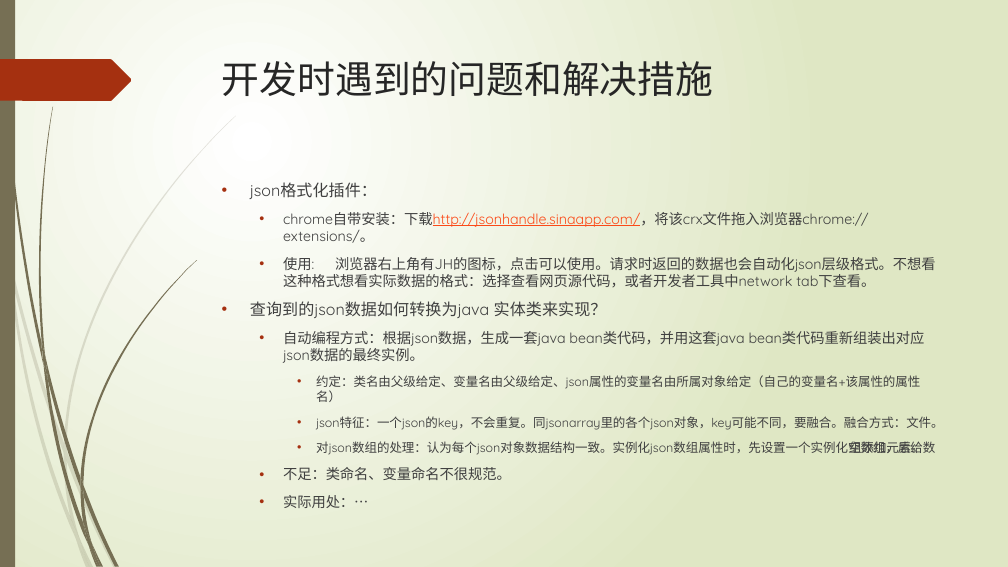
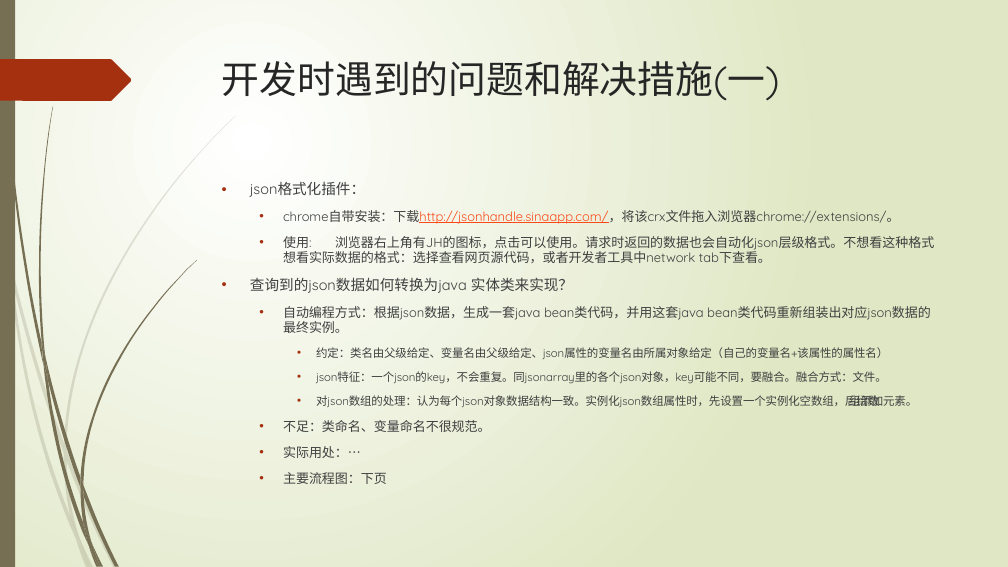
Before and after one commit to lspgithublxh/document, a slide deck: slide 21 of 业务习惯/入职三月以来工作总结.pptx (slide 20 before the commit). Drawn at 1008x567 pixels with LibreOffice and Linux fonts; fonts in the diff are those of the drawing. Boxes give left, top, right and bottom in pixels: in the first picture for what was removed or moved away, otherwise in the second. Text is boxed around its words. In the diff, an @@ line names an element or a change of style, - is before the commit and + after.

```diff
--- a/业务习惯/入职三月以来工作总结.pptx
+++ b/业务习惯/入职三月以来工作总结.pptx
@@ title at box(222, 61, 779, 101): text changed @@
-开发时遇到的问题和解决措施
+开发时遇到的问题和解决措施(一)
@@ text at box(250, 182, 934, 458): size 15.3 to 13.9 pt in "json格式化插件：", "查询到的json数据如何转换为java 实体类来实现？"; size 13.6 to 12.4 pt in "chrome自带安装：下载http://jsonhandle.sinaapp.com/，将该crx文件拖入浏览器chro ...", "使用: 浏览器右上角有JH的图标，点击可以使用。请求时返回的数据也会自动化json层级格式。不想看这种格式想看实际数据的 ...", "自动编程方式：根据json数据，生成一套java bean类代码，并用这套java bean类代码重新组装出对应json ...", "不足：类命名、变量命名不很规范。" and 1 more places; size 11.9 to 10.8 pt in "约定：类名由父级给定、变量名由父级给定、json属性的变量名由所属对象给定（自己的变量名+该属性的属性名）", "json特征：一个json的key，不会重复。同jsonarray里的各个json对象，key可能不同，要融合。融合方式 ...", "对json数组的处理：认为每个json对象数据结构一致。实例化json数组属性时，先设置一个实例化空数组，后给数 组添加 ..." @@
@@ text at box(283, 472, 387, 484): paragraph added @@
+  • 主要流程图：下页
```
Also in this commit, not shown: 2 other slides changed, 3 slides added, 2 slides removed.
